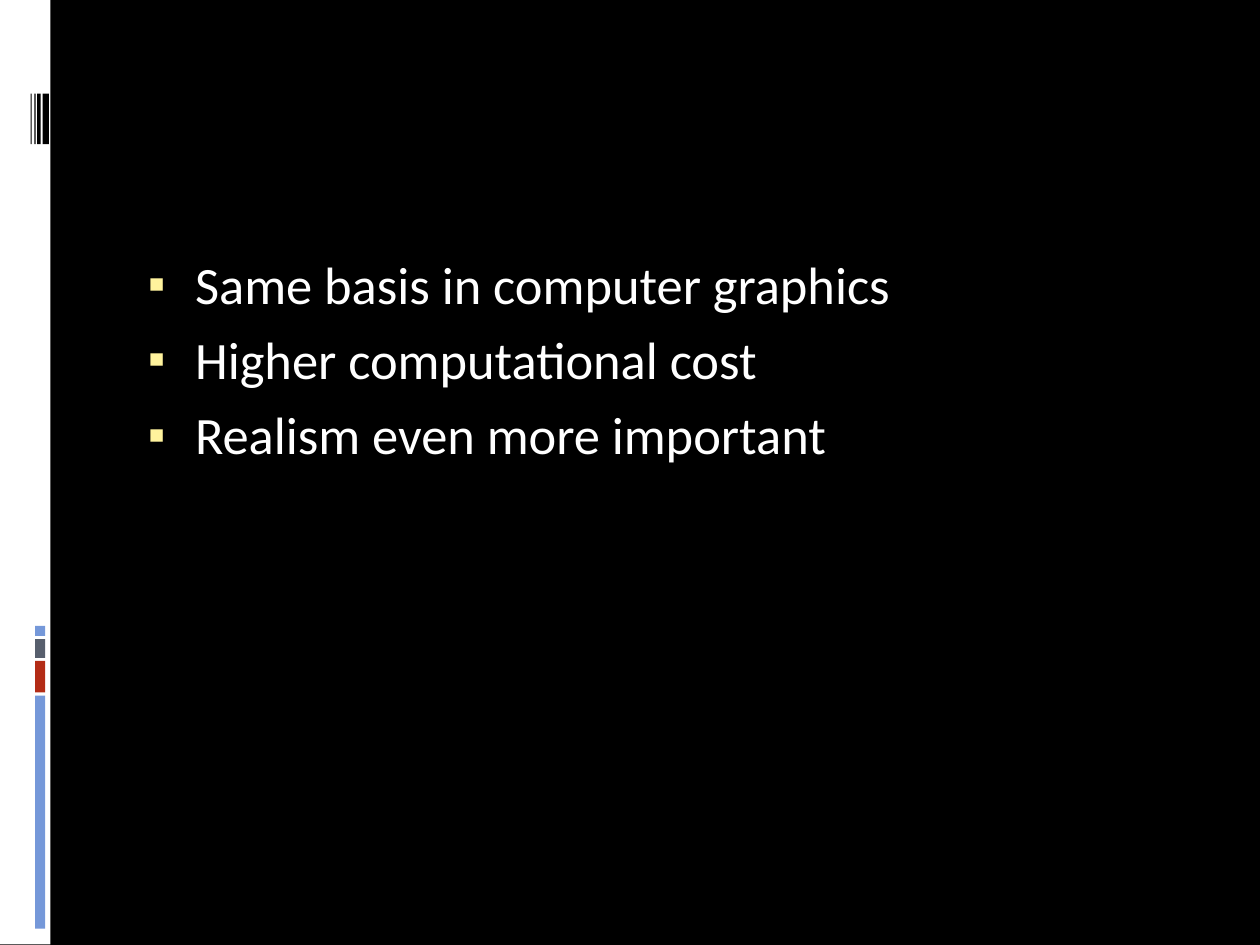
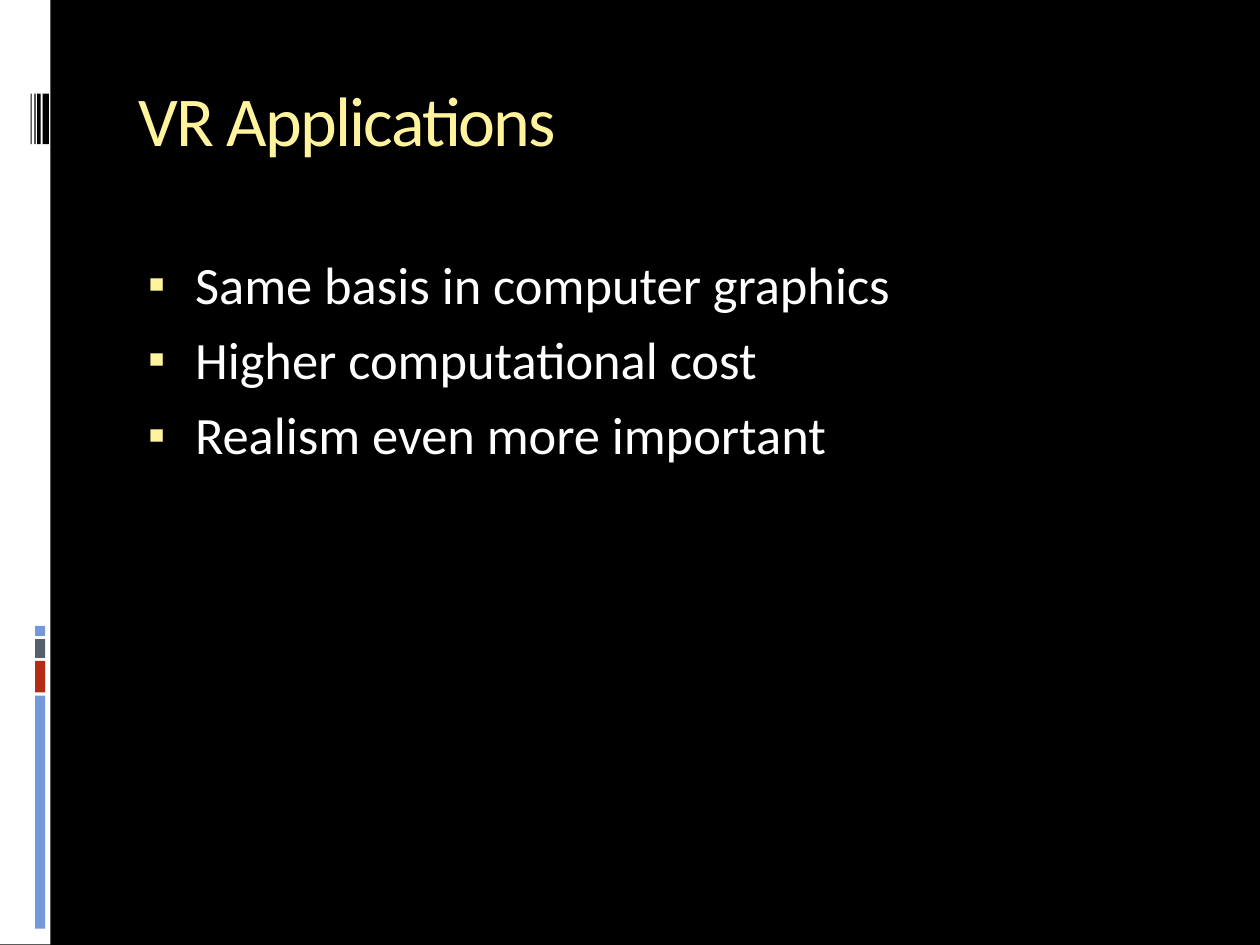
Before and after one commit to stanman8264/cg2f2017cs, a slide deck: slide 22 of CG2F2017CS_Presentation.pptx. Drawn at 1260x945 pixels with LibreOffice and Linux fonts; fonts in the diff are those of the drawing. Boxes give left, top, right and bottom in pixels: in the first picture for what was removed or moved away, otherwise in the second. Text is boxed around its words. In the diff, an @@ line names an element or a change of style, - is before the commit and + after.

```diff
--- a/CG2F2017CS_Presentation.pptx
+++ b/CG2F2017CS_Presentation.pptx
@@ title added at box(138, 97, 556, 158), 40 pt, text #FFF39D @@
+VR Applications
```
